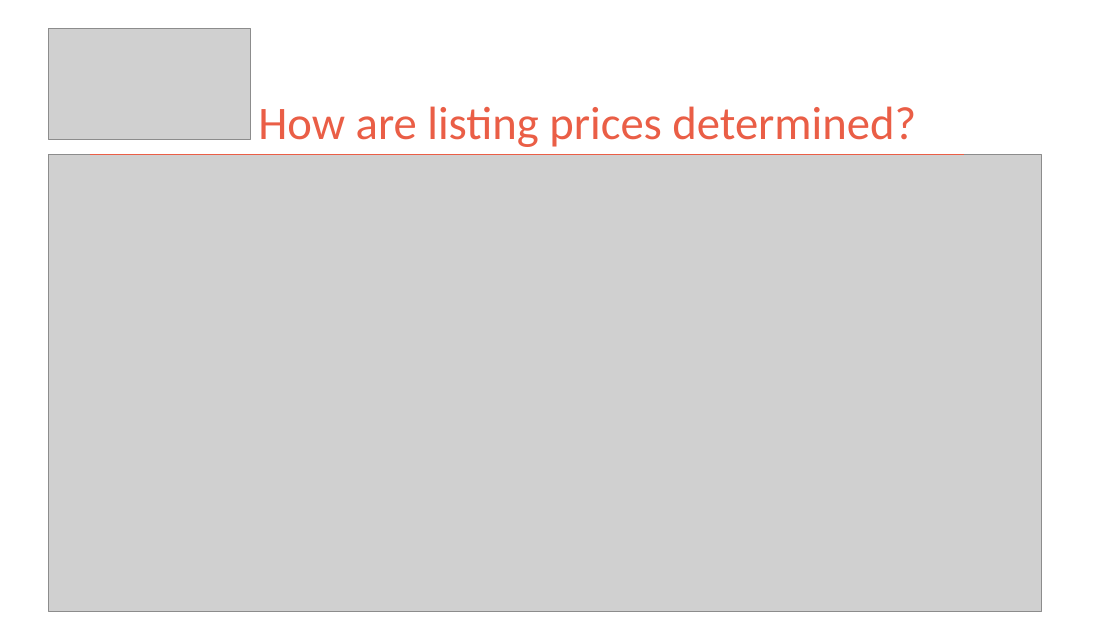
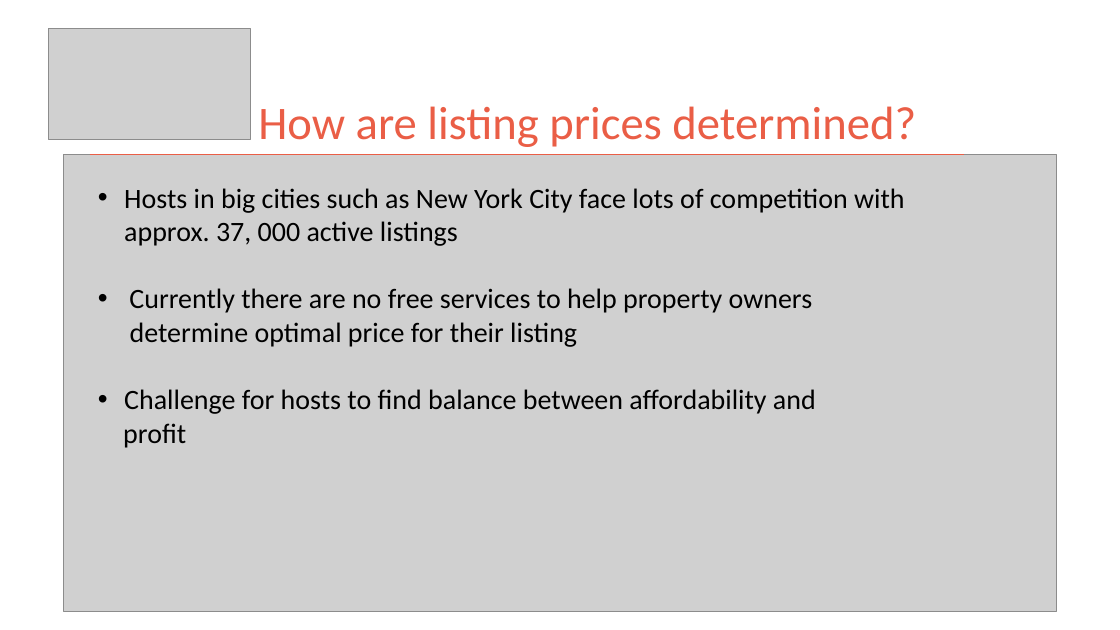
Before and after one commit to kman4/AirbnbPredictions, a slide deck: slide 2 of Airbnb Price Predictions (Model).pptx. Drawn at 1120x630 pixels with LibreOffice and Linux fonts; fonts in the diff are those of the drawing; grey boxes stand for pictures. Boxes give left, top, right and bottom in pixels: in the first picture for what was removed or moved away, otherwise in the second. Text is boxed around its words. In the diff, an @@ line names an element or a change of style, - is before the commit and + after.

Commit message:
Updated Slide 2

```diff
--- a/Airbnb Price Predictions (Model).pptx
+++ b/Airbnb Price Predictions (Model).pptx
@@ picture: place and size @@
-picture at [49,155,1042,612]
+picture at [64,155,1057,612]
@@ text added at [123,188,905,448], 24 pt, text #000000 @@
+• Hosts in big cities such as New York City face lots of competition with approx. 37, 000 active listings
+• Currently there are no free services to help property owners
+determine optimal price for their listing
+• Challenge for hosts to find balance between affordability and
+profit
```
